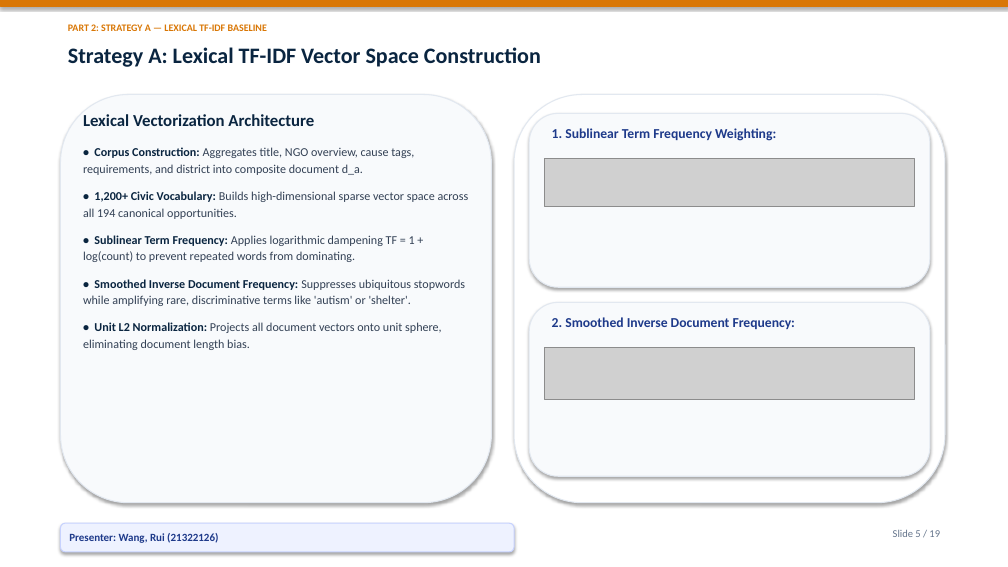
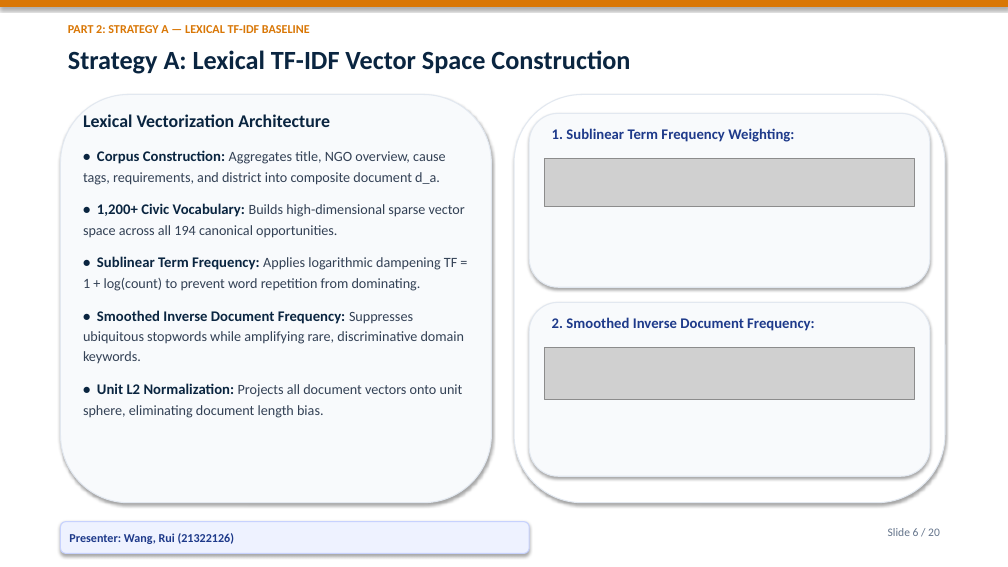
Before and after one commit to Bob8259/CSIT-5210-Group-Project, a slide deck: slide 6 of CSIT5210_Group1_Presentation.pptx (slide 5 before the commit). Drawn at 1008x567 pixels with LibreOffice and Linux fonts; fonts in the diff are those of the drawing; grey boxes stand for pictures. Boxes give left, top, right and bottom in pixels: in the first picture for what was removed or moved away, otherwise in the second. Text is boxed around its words. In the diff, an @@ line names an element or a change of style, - is before the commit and + after.

Commit message:
feat: add grand cover page and enlarge presentation font sizes for optimal projection readability

```diff
--- a/CSIT5210_Group1_Presentation.pptx
+++ b/CSIT5210_Group1_Presentation.pptx
@@ text "PART 2: STRATEGY A — ..." at (68, 25, 310, 33): size 9.5 to 11.5 pt @@
@@ text "Strategy A: Lexical TF-IDF Vector ..." at (68, 50, 630, 74): size 21 to 25 pt @@
@@ text at (83, 114, 465, 418): size 16 to 17 pt in "Lexical Vectorization Architecture"; size 11.5 to 14 pt in "• Corpus Construction:", "• 1,200+ Civic Vocabulary:", "• Unit L2 Normalization:"; size 11.5 to 13.5 pt in "Aggregates title, NGO overview, cause tags, requirements, ...", "Builds high-dimensional sparse vector space across all ...", "Projects all document vectors onto unit sphere, ..."; line spacing 1.15 to 1.2; more space between paragraphs @@
@@ text "1. Sublinear Term Frequency Weighting:" at (552, 128, 794, 142): size 13 to 14 pt @@
@@ text at (83, 256, 465, 363): text changed; size 11.5 to 13.5 pt @@
-• Sublinear Term Frequency: Applies logarithmic dampening TF = 1 + log(count) to prevent repeated words from dominating.
-• Smoothed Inverse Document Frequency: Suppresses ubiquitous stopwords while amplifying rare, discriminative terms like 'autism' or 'shelter'.
+• Sublinear Term Frequency: Applies logarithmic dampening TF = 1 + log(count) to prevent word repetition from dominating.
+• Smoothed Inverse Document Frequency: Suppresses ubiquitous stopwords while amplifying rare, discriminative domain keywords.
@@ text "2. Smoothed Inverse Document Frequency:" at (552, 317, 815, 331): size 13 to 14 pt @@
@@ rounded rectangle "Presenter: Wang, Rui (21322126)": place and size @@
-rounded rectangle "Presenter: Wang, Rui (21322126)" at (60, 523, 514, 552)
+rounded rectangle "Presenter: Wang, Rui (21322126)" at (60, 522, 529, 554)
@@ rounded rectangle "Presenter: Wang, Rui (21322126)" at (60, 522, 529, 554): size 10.5 to 11.5 pt @@
@@ text at (888, 528, 940, 536): text changed; size 10 to 11 pt @@
-Slide 5 / 19
+Slide 6 / 20
```
Also in this commit, not shown: 18 other slides changed, 1 slide added, 1 other file.
